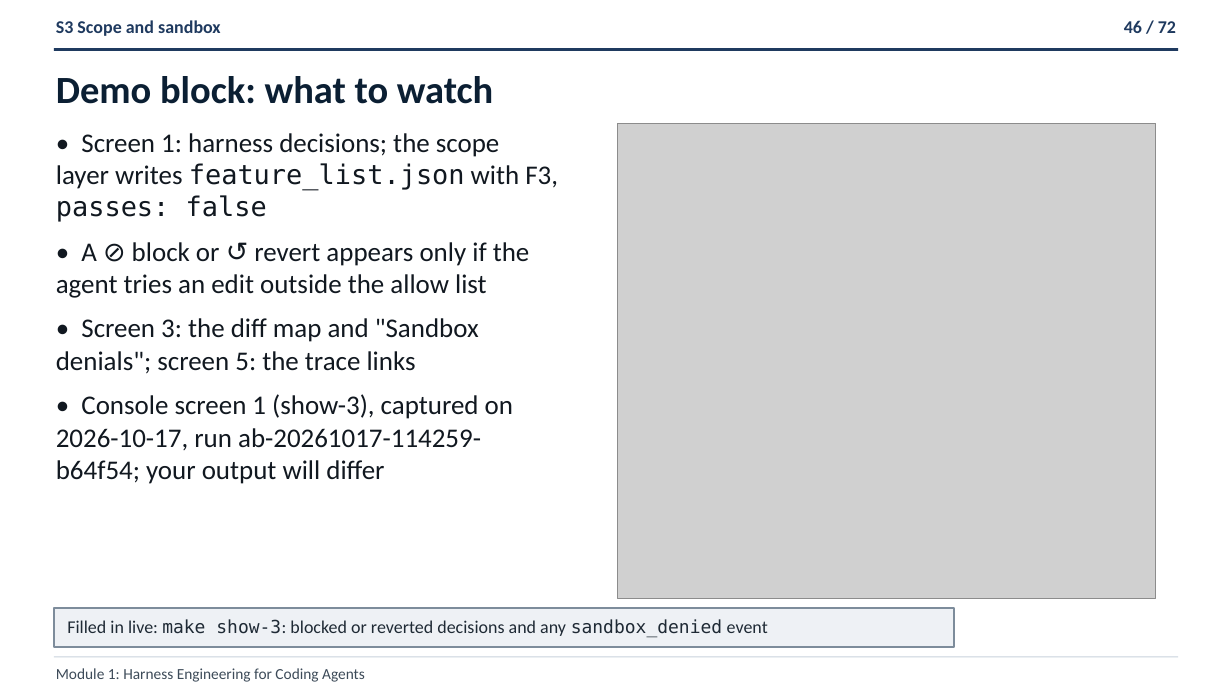
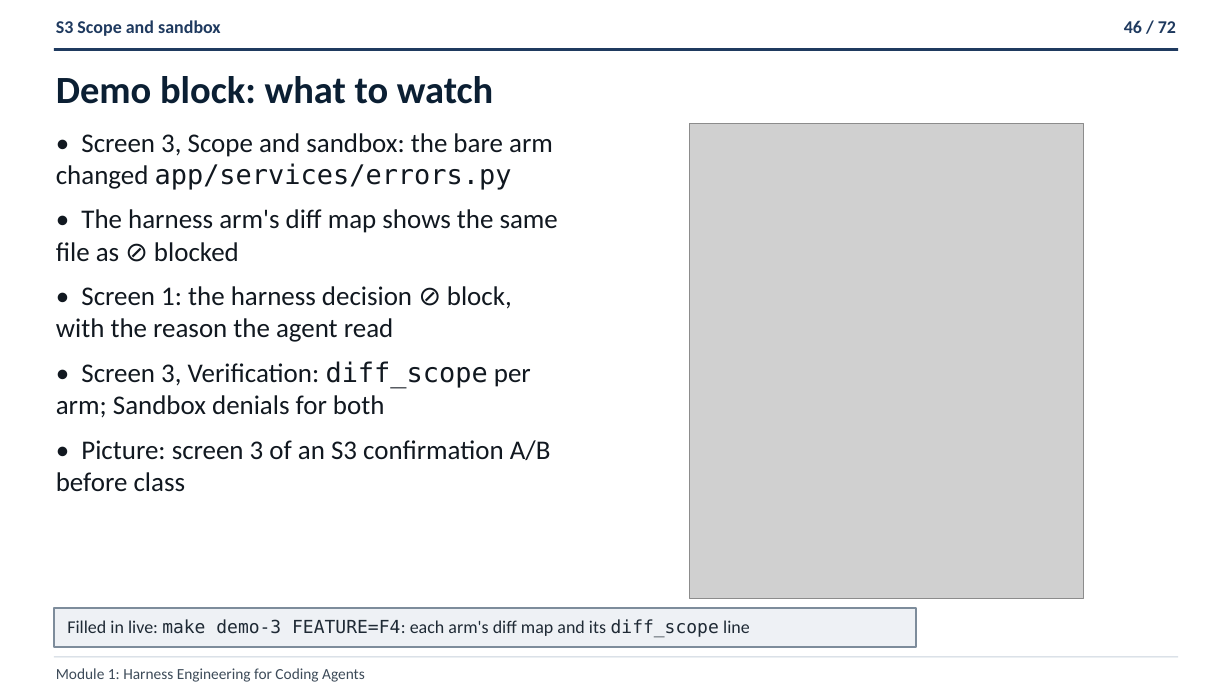
Before and after one commit to ANI-IN/shipharness-dev, a slide deck: slide 46 of slides/deck.pptx. Drawn at 1232x693 pixels with LibreOffice and Linux fonts; fonts in the diff are those of the drawing; grey boxes stand for pictures. Boxes give left, top, right and bottom in pixels: in the first picture for what was removed or moved away, otherwise in the second. Text is boxed around its words. In the diff, an @@ line names an element or a change of style, - is before the commit and + after.

```diff
--- a/slides/deck.pptx
+++ b/slides/deck.pptx
@@ text at <box>56,133,558,492</box>: text changed @@
-• Screen 1: harness decisions; the scope layer writes feature_list.json with F3, passes: false
-• A ⊘ block or ↺ revert appears only if the agent tries an edit outside the allow list
-• Screen 3: the diff map and "Sandbox denials"; screen 5: the trace links
-• Console screen 1 (show-3), captured on 2026-10-17, run ab-20261017-114259-b64f54; your output will differ
+• Screen 3, Scope and sandbox: the bare arm changed app/services/errors.py
+• The harness arm's diff map shows the same file as ⊘ blocked
+• Screen 1: the harness decision ⊘ block, with the reason the agent read
+• Screen 3, Verification: diff_scope per arm; Sandbox denials for both
+• Picture: screen 3 of an S3 confirmation A/B before class
@@ picture: place and size @@
-picture at <box>617,123,1156,599</box>
+picture at <box>689,123,1084,599</box>
@@ rectangle: place and size @@
-rectangle at <box>54,608,954,647</box>
+rectangle at <box>54,608,916,647</box>
@@ text at <box>67,619,750,637</box>: text changed @@
-Filled in live: make show-3: blocked or reverted decisions and any sandbox_denied event
+Filled in live: make demo-3 FEATURE=F4: each arm's diff map and its diff_scope line
```
Also in this commit, not shown: 67 other slides changed, 12 other files.
